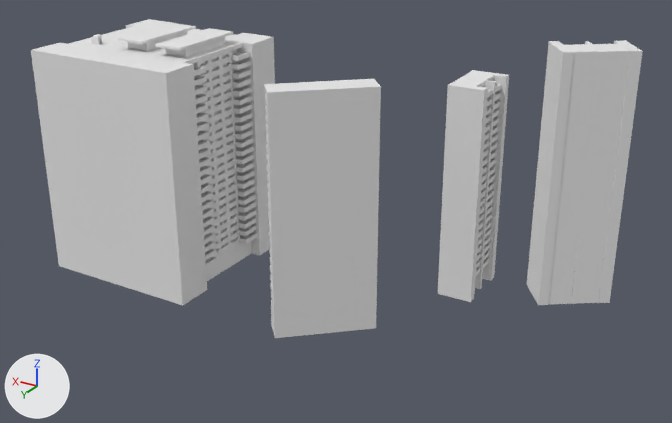
One commit to the FBX model Assets/Environment/Unique/Scene_A/SM_Scene_A_Blockout05.fbx: the scene before it, then after it.
The view is the same before and after, from a camera (50 mm lens) standing at (-302.0, 519.0, 204.0) and looking at (-56.0, 107.0, -1.0). The axes (+X, +Y, +Z) are drawn at lower left. The lights are the same throughout. Where no turn or scale is listed for an object, it has been applied to the vertices. Vertices at the same position are counted once.

In view in the first picture: 'SM_Scene_A_Blockout05'.
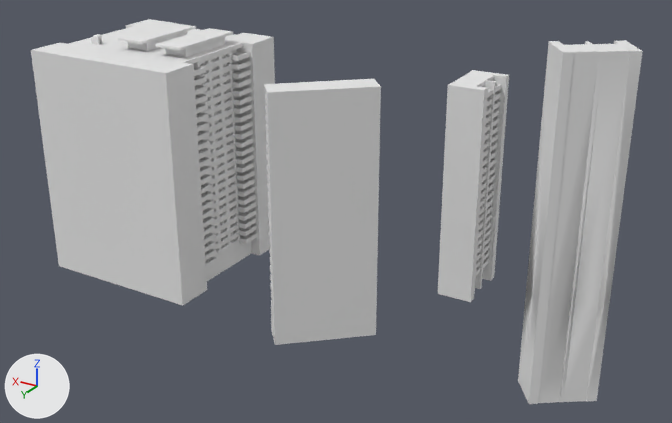
Location of each change, (x1, y1, x2, y2) in pixels of the pictures (672 x 423 px):
'SM_Scene_A_Blockout05', reshaped
    before: (31, 19, 643, 338)
    after: (31, 19, 643, 404)
part 1 of me_cube_099, added
    after: (518, 286, 609, 404)
part 2 of me_cube_099, built on
    after: (271, 325, 376, 345)

The change, as a diff of the scene's bpy script:
```diff
--- a/Assets/Environment/Unique/Scene_A/SM_Scene_A_Blockout05.fbx.py
+++ b/Assets/Environment/Unique/Scene_A/SM_Scene_A_Blockout05.fbx.py
@@ me_cube_099 @@
 # used by ob_sm_scene_a_blockout05; location = (0.0, 0.0, 0.0)
 # verts and faces of me_cube_099; kept vertices keep their numbers, new ones are numbered from 14061
 # before: 10582 (-91.0, 130.0, -46.0), 10583 (-51.0, 165.0, -46.0) at pixel (271, 324), 10639 (-60.0, 176.0, -46.0) at pixel (274, 338), 10641 (-100.0, 140.0, -46.0) at pixel (376, 328), 11569 (-51.0, 165.0, -46.0) at pixel (271, 324)
-me_cube_099.from_pydata(...)  # 14061 vertices, 11147 faces; spans x -208.0..98.0, y 27.0..176.0, z -61.0..105.0
+me_cube_099.from_pydata(...)  # 14086 vertices, 11177 faces; spans x -208.0..98.0, y 27.0..176.0, z -82.0..105.0
+# me_cube_099 part 1
+# 20 new vertices lie (0.0, 0.0, -59.0) away from vertices in x -208.0..-165.0, y 75.0..114.0, z -23.0
+# 25 new faces join them
+# me_cube_099 part 2
+delete_faces([(10582, 10641, 10639, 10583, 11569)])
+for new, old in zip([*range(14081, 14086)], [10582, 10583, 10639, 10641, 11569]): verts[new] = verts[old] + (0.0, 0.0, -4.0)
+faces += [(10583, 11569, 14085, 14082), (14081, 14084, 14083, 14082, 14085), (10582, 14081, 14085, 11569), (10639, 14083, 14084, 10641), (10582, 10641, 14084, 14081), (10583, 14082, 14083, 10639)]
 me_cube_099.materials.append(mat_concreteeclatax1)
```
